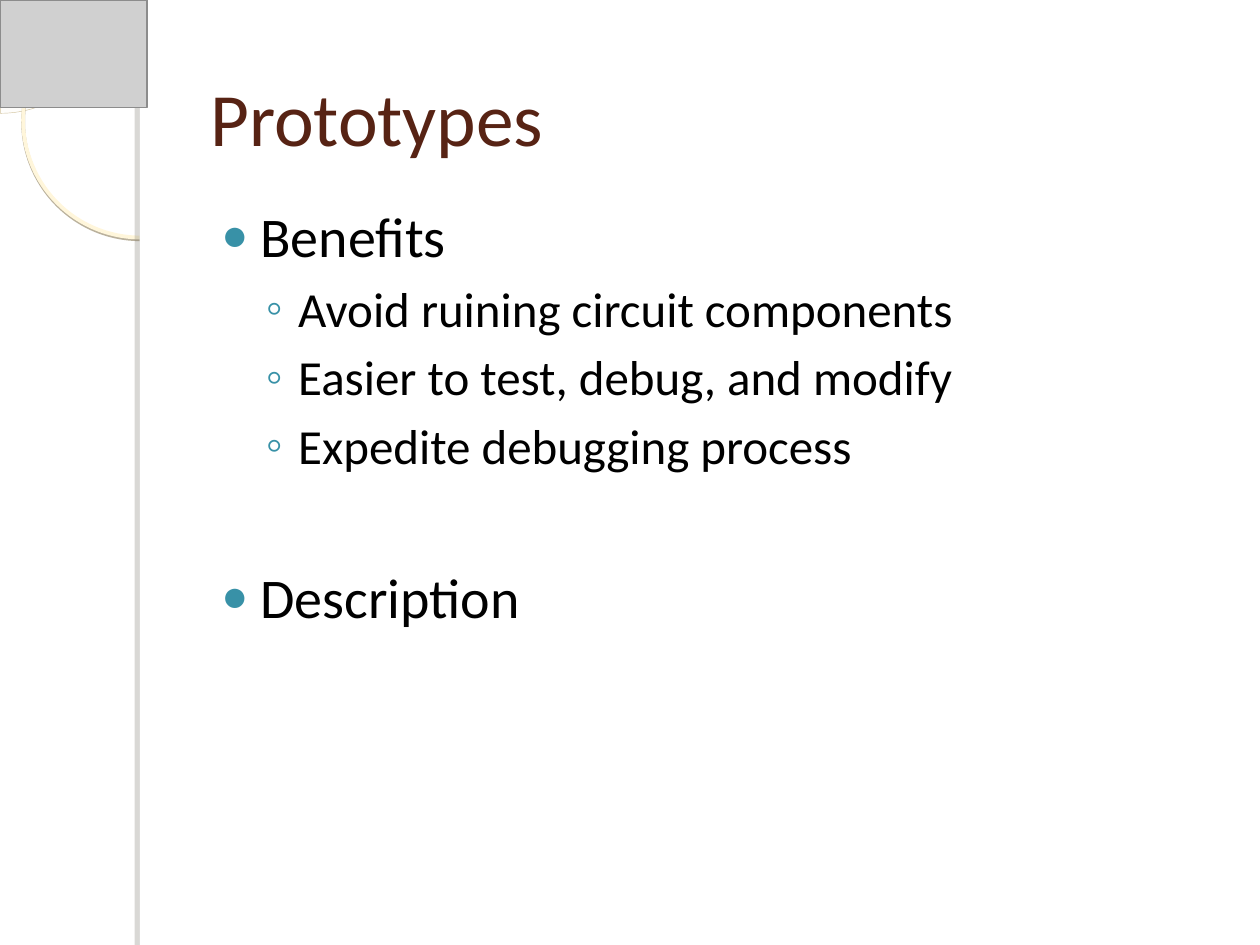
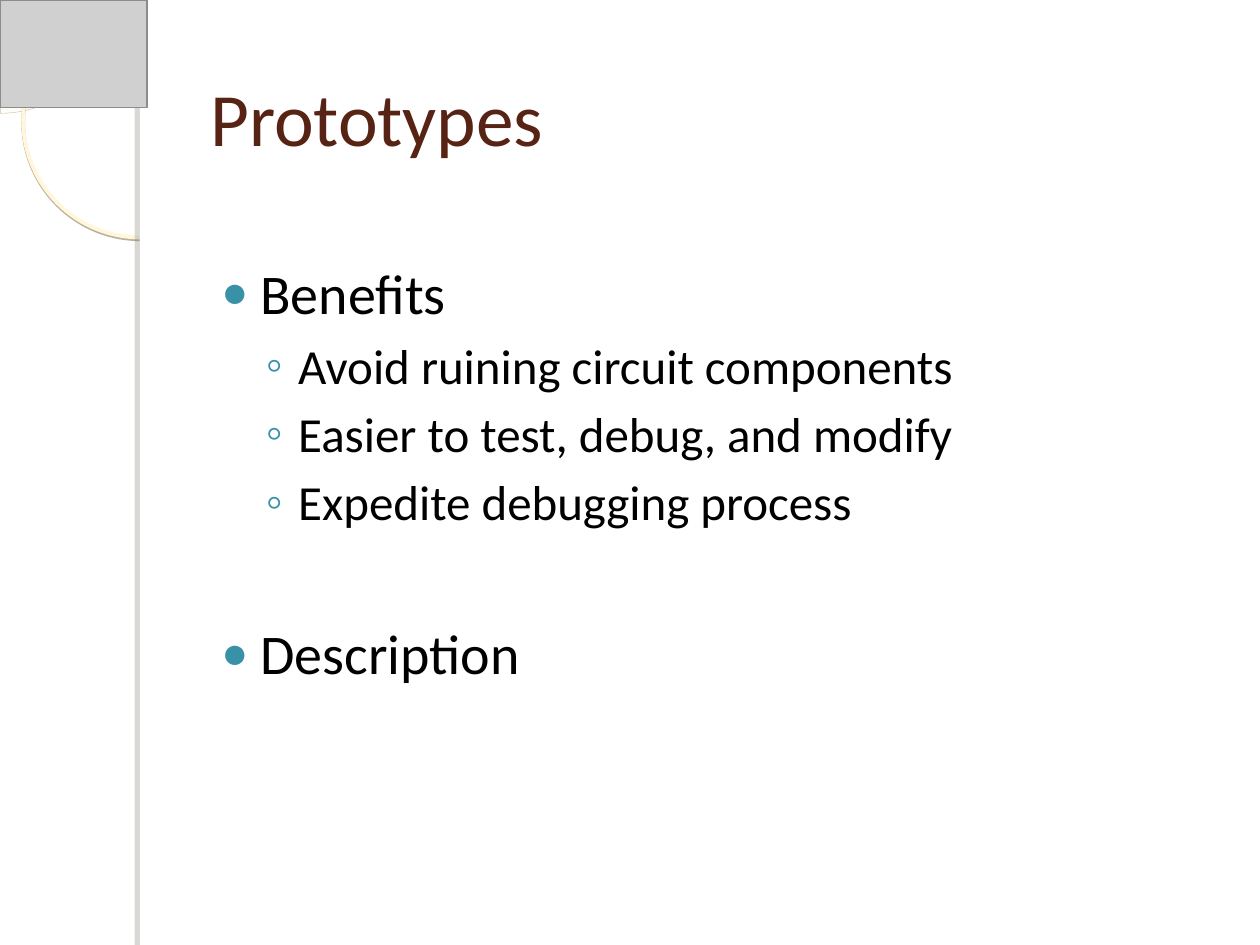
Before and after one commit to estel1/sandiaproject, a slide deck: slide 4 of Docs/Report/December Presentation/Critical Design Review.ppt. Drawn at 1260x945 pixels with LibreOffice and Linux fonts; fonts in the diff are those of the drawing; grey boxes stand for pictures; background and template pictures are left out. Boxes give left, top, right and bottom in pixels: in the first picture for what was removed or moved away, otherwise in the second. Text is boxed around its words. In the diff, an @@ line names an element or a change of style, - is before the commit and + after.

```diff
--- a/Docs/Report/December Presentation/Critical Design Review.ppt
+++ b/Docs/Report/December Presentation/Critical Design Review.ppt
@@ text "Benefits": place and size @@
-text "Benefits" at box(260, 218, 952, 627)
+text "Benefits" at box(260, 275, 952, 683)
```
Also in this commit, not shown: 3 other slides changed.
